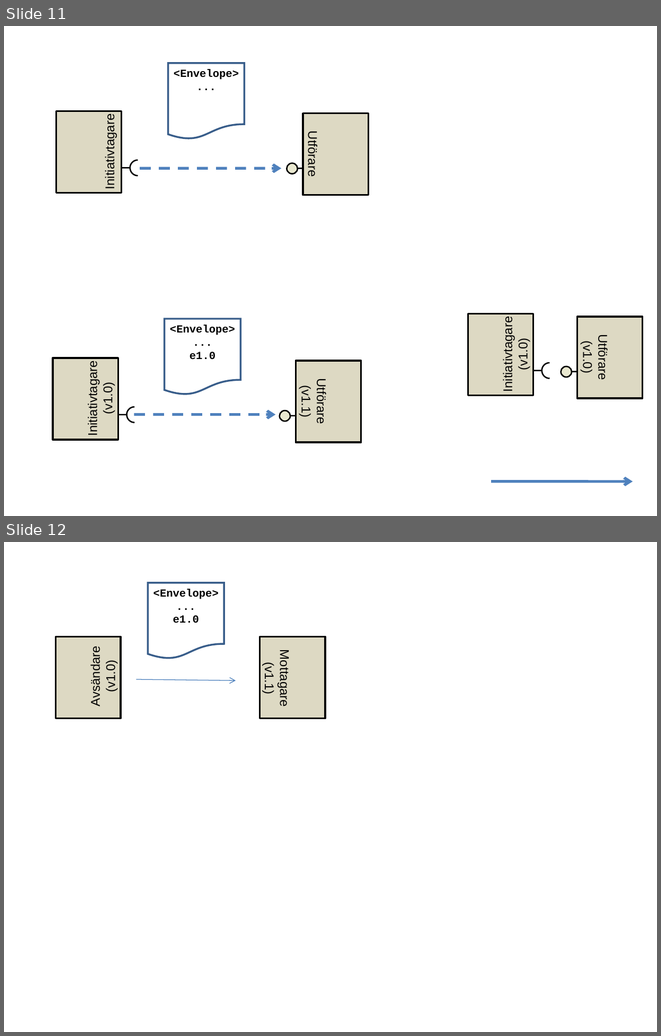
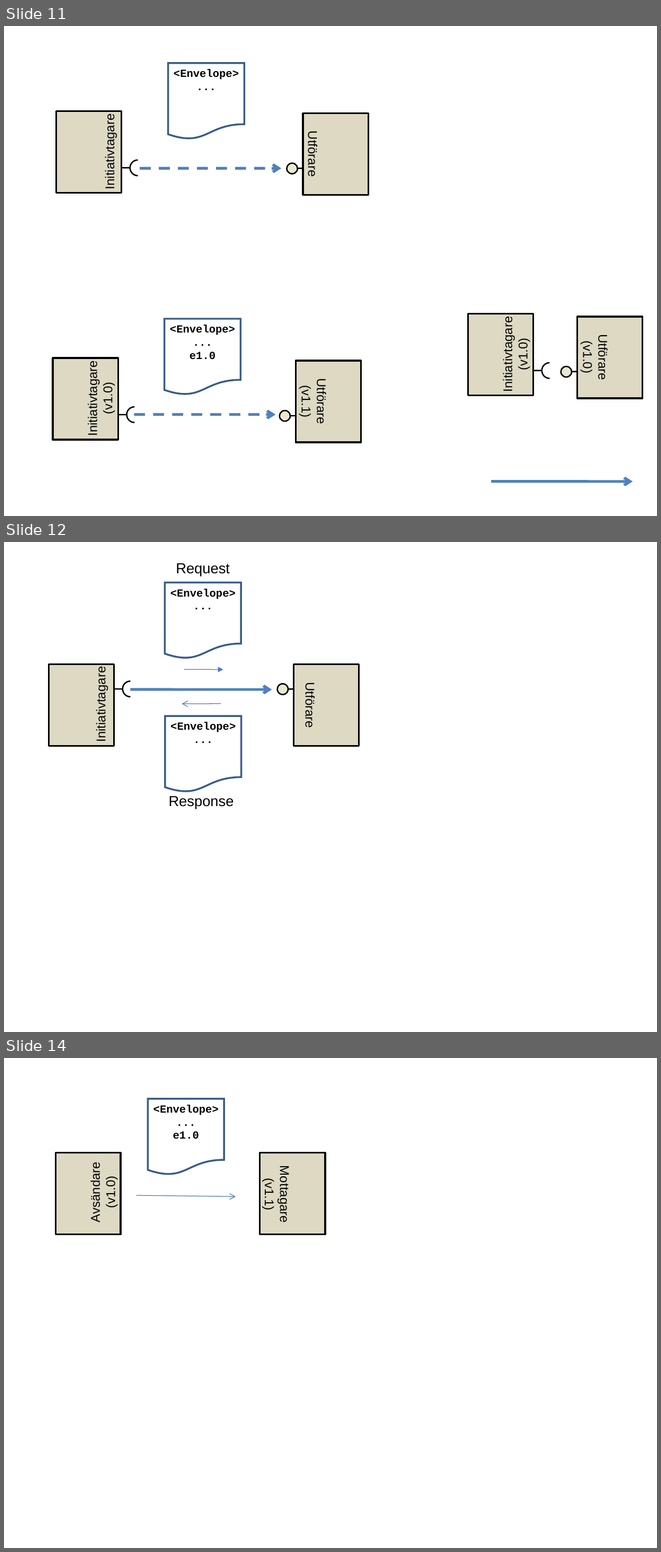
Before and after one commit to admstar/rivta, a slide deck: site/www/images/RIV-förvaltning, Illustrationer.ppt. Shown one above the other, each under a label of ours: slides 11 and 12 before the commit, slides 11, 12 and 14 after it; the slides between them are not shown. The pictures are 661x1036 and 661x1552 pixels, drawn with LibreOffice and Linux fonts; fonts in the diff are those of the drawing. Boxes give left, top, right and bottom in pixels: in the first picture for what was removed or moved away, otherwise in the second. Text is boxed around its words. In the diff, an @@ line names an element or a change of style, - is before the commit and + after.

```diff
--- a/site/www/images/RIV-förvaltning, Illustrationer.ppt
+++ b/site/www/images/RIV-förvaltning, Illustrationer.ppt
@@ slide 12 added at (4,542,657,1032), background #FFFFFF @@
@@ text added at (176,563,230,576), 16 pt, text #000000 @@
+Request
@@ flow chart document added at (165,582,241,659), fill #FFFFFF, outline #385D8A 2.01 pt @@
@@ text added at (170,589,236,599), 12 pt, text #000000, bold @@
+<Envelope>
+...
@@ rectangle added at (49,664,114,746), fill #DDD9C3, outline #000000 2.01 pt @@
@@ rectangle added at (294,664,359,746), fill #DDD9C3, outline #000000 2.01 pt @@
@@ text added at (94,674,108,740), 14 pt, text #000000 @@
+Initiativtagare
@@ freeform shape added at (123,681,131,689), outline #000000 1.5 pt @@
@@ arrow added from (184, 669) to (223, 669), #4A7EBB 0.74 pt @@
@@ ellipse added at (277,684,288,694), fill #E9E8D0, outline #000000 1.5 pt @@
@@ line added from (123, 689) to (103, 689), #000000 1.5 pt @@
@@ freeform shape added at (123,689,131,697), outline #000000 1.5 pt @@
@@ arrow added from (131, 689) to (272, 689), #4F81BD 3 pt @@
@@ line added from (311, 689) to (288, 689), #000000 1.5 pt @@
@@ text added at (303,686,317,727), 14 pt, text #000000 @@
+Utförare
@@ flow chart document added at (165,716,241,792), fill #FFFFFF, outline #385D8A 2.01 pt @@
@@ arrow added from (221, 703) to (182, 704), #4A7EBB 0.74 pt @@
@@ text added at (170,722,236,732), 12 pt, text #000000, bold @@
+<Envelope>
+...
@@ text added at (169,796,234,809), 16 pt, text #000000 @@
+Response
@@ what was slide 12 is now slide 14 @@
```
Also in this commit, not shown: 2 slides changed, 1 other slide added, 5 other files.
